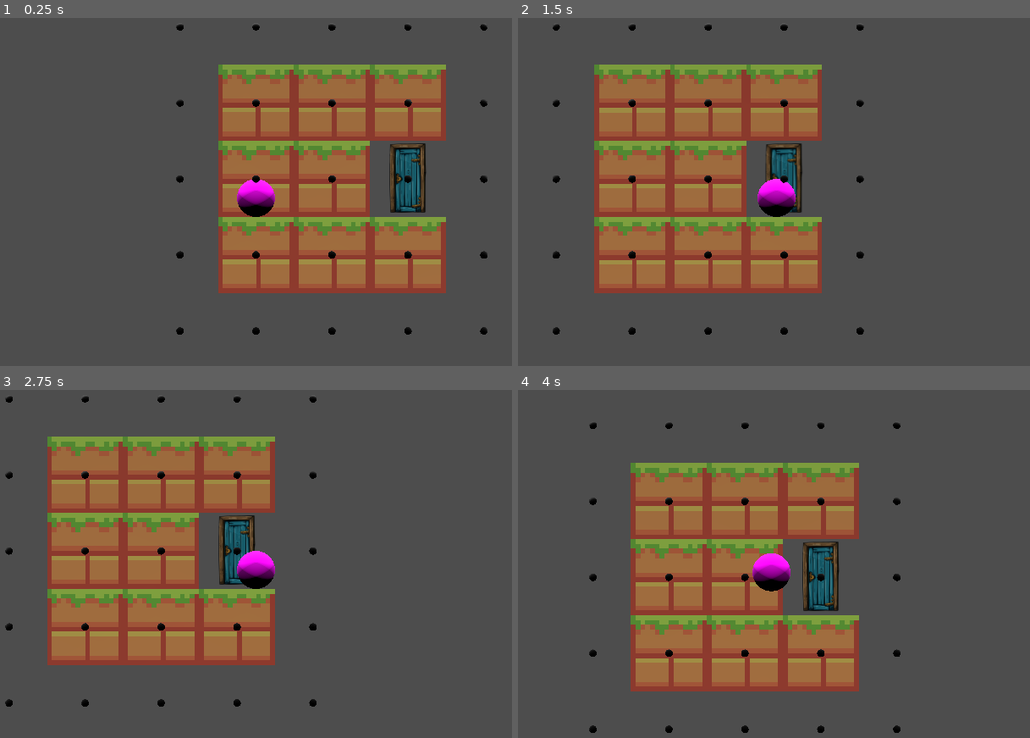
Above: before the commit, frames 1-4 (two rows, left to right).
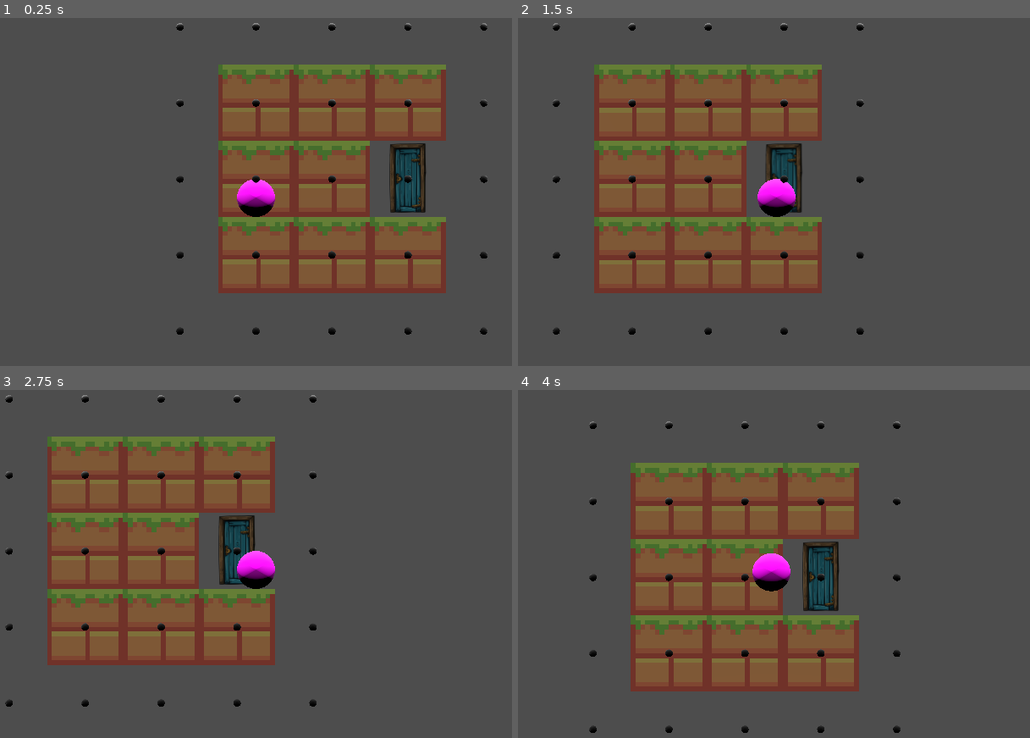
Above: after the commit, the same moments.

Repository: MagnusLucas/Fez-like
Game: Godot game, scene res://game.tscn
Two runs of this game, one before a commit and one after it. Both use one fixed random seed, a clock stepped at 60 frames per second and the inputs below.
Inputs:
- Up to frame 1 (0.25 s): no input
- Up to frame 2 (1.5 s): tap Enter at 0.5 s; hold D (go_right) 0.53-1.28 s; tap Space (jump) at 0.77 s; hold S (rotate_down) from 1.28 s (still down)
- Up to frame 3 (2.75 s): tap Space (jump) at 1.52 s; release S (rotate_down) at 2.03 s; hold D (go_right) from 2.03 s (still down)
- Up to frame 4 (4 s): tap Space (jump) at 2.75, 3.02, 3.77 s; release D (go_right) at 2.78 s; hold W (rotate_up) 2.78-3.53 s; hold A (go_left) from 3.53 s (still down)

The runs differ from the first frame. In frame 1, 26% of the frame differs, in the area x 34-96%, y 1-91%; in frame 2, 27%, in the area x 6-68%, y 1-91%; in frame 3, 26%; in frame 4, 26%.

Commit message:
Alternative lighting; looks wonkier imo

Diff:
--- a/game.tscn
+++ b/game.tscn
@@ -5,23 +5,23 @@
 [node name="Game" type="Node3D"]
 
 [node name="DirectionalLight3D" type="DirectionalLight3D" parent="."]
-transform = Transform3D(0.707107, -0.612372, 0.353553, 0, 0.5, 0.866025, -0.707107, -0.612372, 0.353553, 0, 10, 0)
-light_energy = 0.2
+transform = Transform3D(1, 0, 0, 0, 0.5, 0.866025, 0, -0.866025, 0.5, 0, 10, 0)
+light_energy = 0.4
 shadow_enabled = true
 
 [node name="DirectionalLight3D2" type="DirectionalLight3D" parent="."]
-transform = Transform3D(-0.707107, 0.612372, -0.353553, 0, 0.5, 0.866025, 0.707107, 0.612373, -0.353553, 0, 10, 0)
-light_energy = 0.2
+transform = Transform3D(-4.37114e-08, -0.866025, 0.5, 0, 0.5, 0.866025, -1, 3.78552e-08, -2.18557e-08, 0, 10, 0)
+light_energy = 0.4
 shadow_enabled = true
 
 [node name="DirectionalLight3D3" type="DirectionalLight3D" parent="."]
-transform = Transform3D(-0.707107, -0.612372, 0.353553, 0, 0.5, 0.866025, -0.707107, 0.612372, -0.353553, 0, 10, 0)
-light_energy = 0.2
+transform = Transform3D(-1, 7.57103e-08, -4.37114e-08, 0, 0.5, 0.866025, 8.74228e-08, 0.866025, -0.5, 0, 10, 0)
+light_energy = 0.4
 shadow_enabled = true
 
 [node name="DirectionalLight3D4" type="DirectionalLight3D" parent="."]
-transform = Transform3D(0.707107, 0.612372, -0.353553, 0, 0.5, 0.866025, 0.707107, -0.612372, 0.353553, 0, 10, 0)
-light_energy = 0.2
+transform = Transform3D(-4.37114e-08, 0.866025, -0.5, 0, 0.5, 0.866025, 1, 3.78552e-08, -2.18557e-08, 0, 10, 0)
+light_energy = 0.4
 shadow_enabled = true
 
 [node name="Map" parent="." instance=ExtResource("1_80nbo")]
